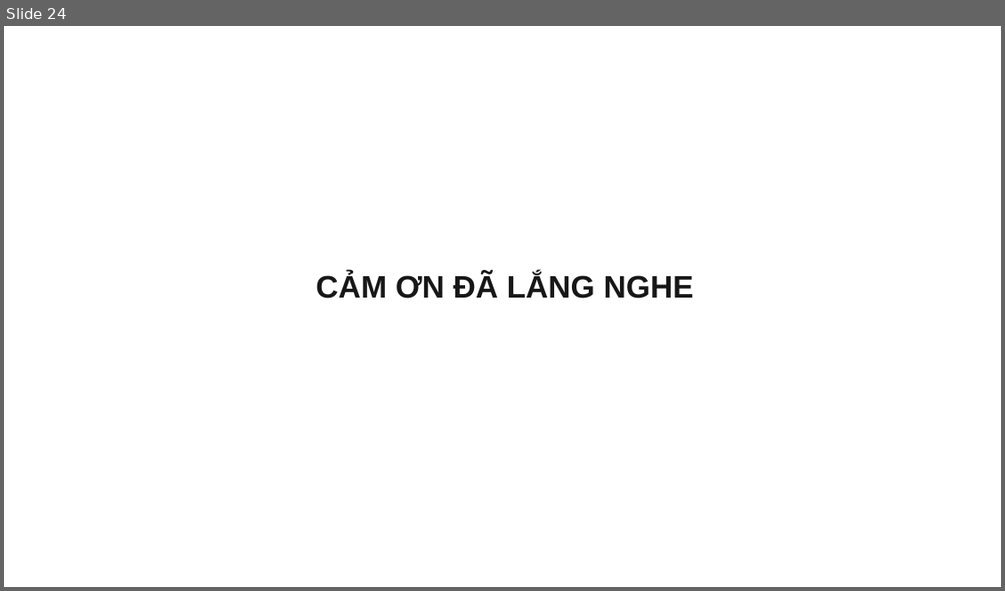
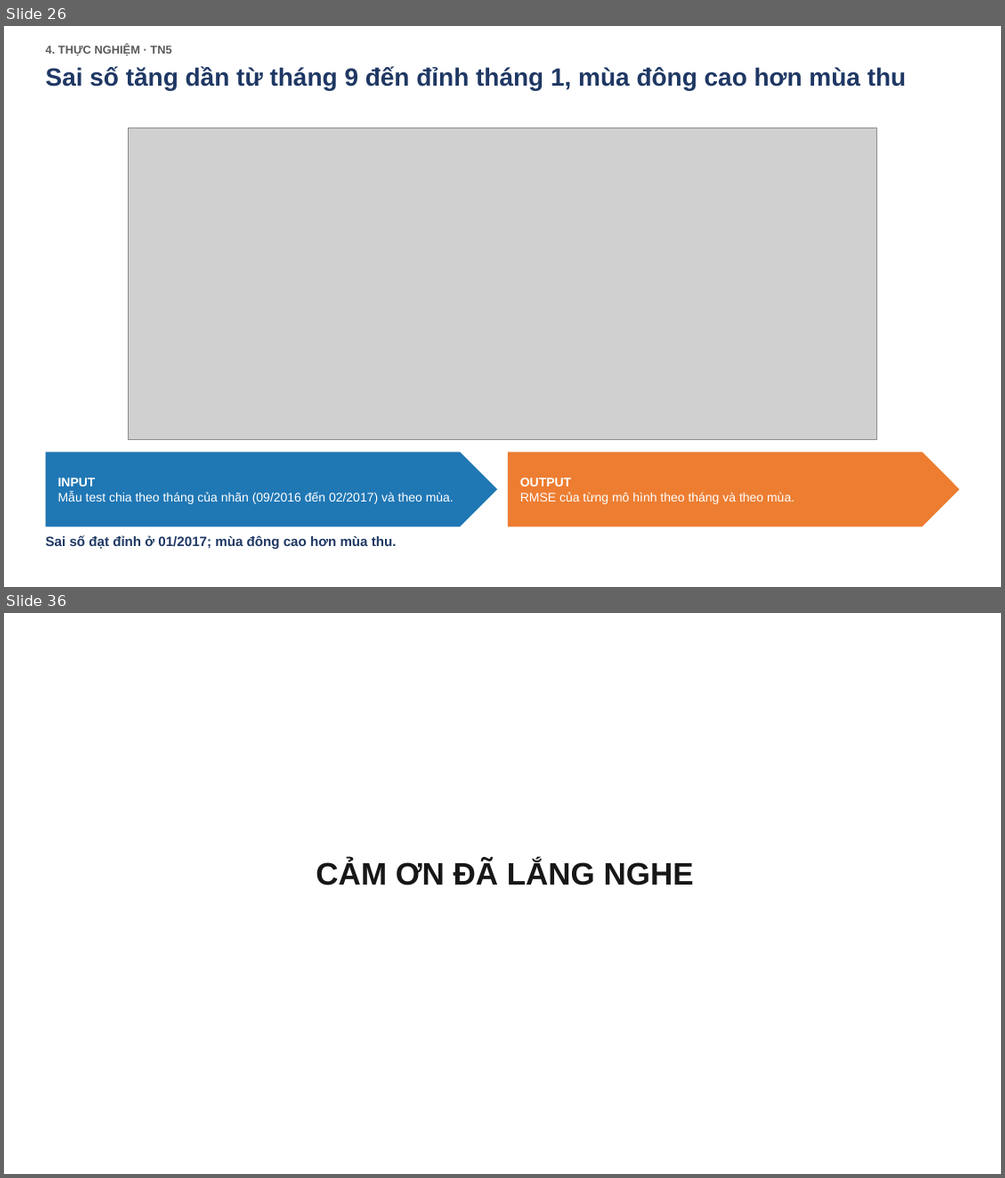
Before and after one commit to bjruly/sgu_finalproject_machinelearning_2026-2027, a slide deck: docs/Nhom10_Slide.pptx. Shown one above the other, each under a label of ours: slide 24 before the commit, slides 26 and 36 after it; the slides between them are not shown. The pictures are 1005x591 and 1005x1178 pixels, drawn with LibreOffice and Linux fonts; fonts in the diff are those of the drawing; grey boxes stand for pictures. Boxes give left, top, right and bottom in pixels: in the first picture for what was removed or moved away, otherwise in the second. Text is boxed around its words. In the diff, an @@ line names an element or a change of style, - is before the commit and + after.

```diff
--- a/docs/Nhom10_Slide.pptx
+++ b/docs/Nhom10_Slide.pptx
@@ slide 26 added at (x1=4, y1=26, x2=1001, y2=587), background #FFFFFF @@
@@ text added at (x1=46, y1=45, x2=171, y2=56), 11 pt, text #595959, bold @@
+4. THỰC NGHIỆM · TN5
@@ text added at (x1=46, y1=66, x2=906, y2=90), 24 pt, text #1F3864, bold @@
+Sai số tăng dần từ tháng 9 đến đỉnh tháng 1, mùa đông cao hơn mùa thu
@@ picture added at (x1=128, y1=127, x2=877, y2=440) @@
@@ pentagon arrow added at (x1=46, y1=451, x2=498, y2=526), fill #1F77B4, 12 pt, text #FFFFFF @@
+INPUT
+Mẫu test chia theo tháng của nhãn (09/2016 đến 02/2017) và theo mùa.
@@ pentagon arrow added at (x1=508, y1=451, x2=960, y2=526), fill #ED7D31, 12 pt, text #FFFFFF @@
+OUTPUT
+RMSE của từng mô hình theo tháng và theo mùa.
@@ text added at (x1=46, y1=535, x2=396, y2=548), 13 pt, text #1F3864, bold @@
+Sai số đạt đỉnh ở 01/2017; mùa đông cao hơn mùa thu.
@@ what was slide 24 is now slide 36 @@
```
Also in this commit, not shown: 5 slides changed, 29 other slides added, 18 slides removed, 5 other files.
